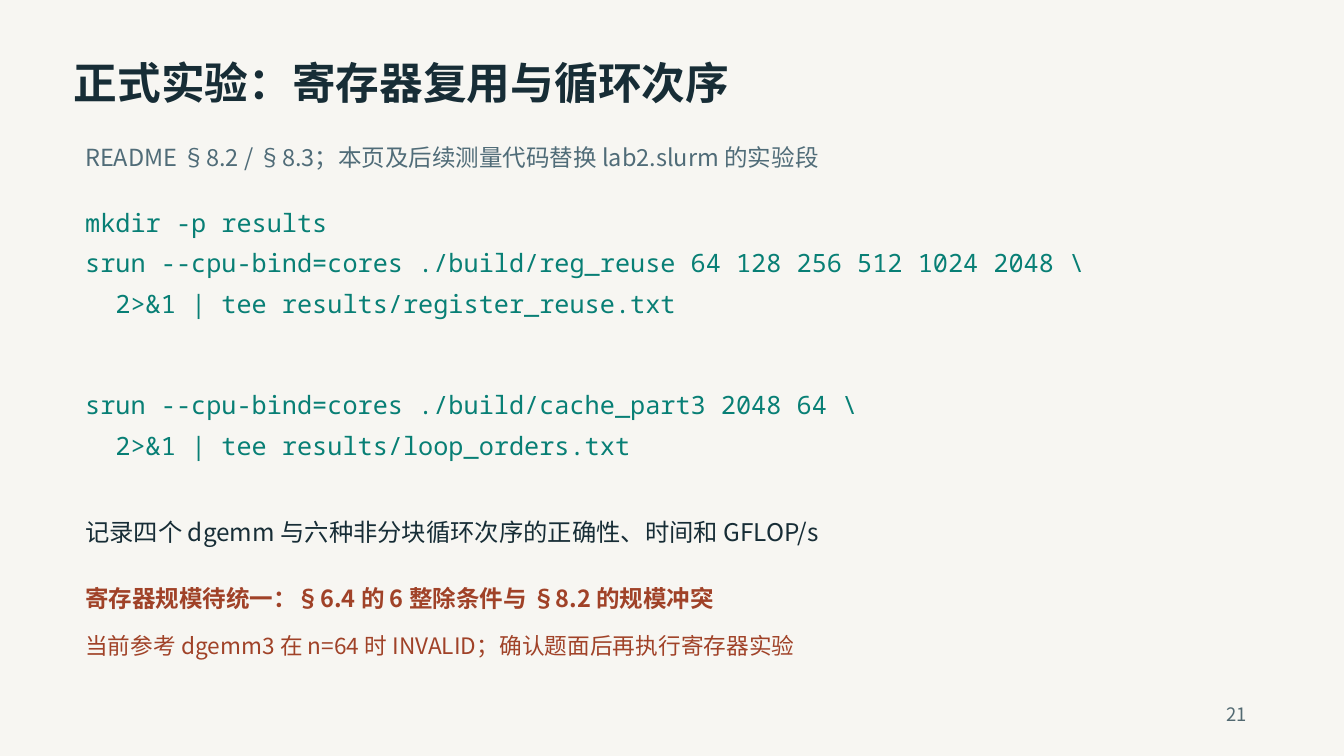
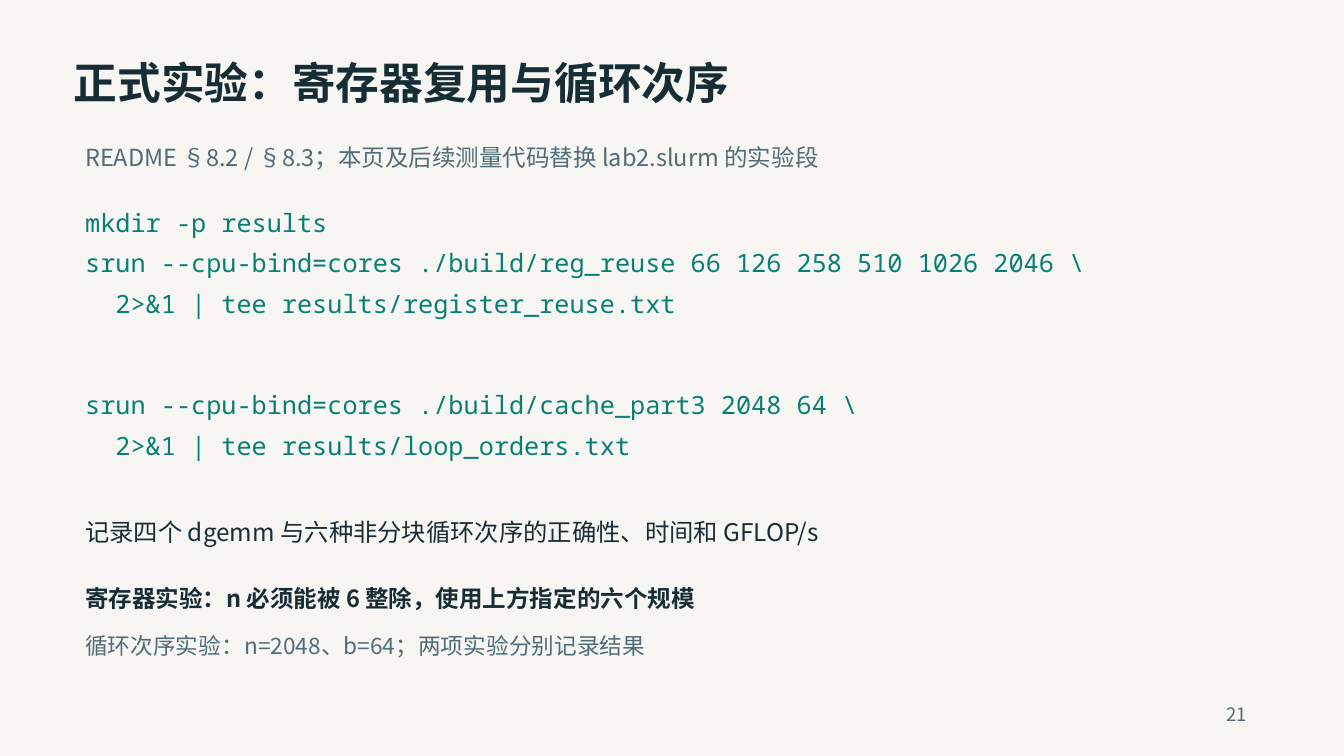
Before and after one commit to 2026-fall-calabs/calabs-2026-fall-starter, a slide deck: slide 21 of docs/交我算平台Lab运行指南-学生版.pptx. Drawn at 1344x756 pixels with LibreOffice and Linux fonts; fonts in the diff are those of the drawing. Boxes give left, top, right and bottom in pixels: in the first picture for what was removed or moved away, otherwise in the second. Text is boxed around its words. In the diff, an @@ line names an element or a change of style, - is before the commit and + after.

```diff
--- a/docs/交我算平台Lab运行指南-学生版.pptx
+++ b/docs/交我算平台Lab运行指南-学生版.pptx
@@ text at (x1=85, y1=253, x2=1054, y2=278): text changed @@
-srun --cpu-bind=cores ./build/reg_reuse 64 128 256 512 1024 2048 \
+srun --cpu-bind=cores ./build/reg_reuse 66 126 258 510 1026 2046 \
@@ text at (x1=85, y1=587, x2=694, y2=610): text changed; text colour #A04228 to #172D36 @@
-寄存器规模待统一：§6.4 的 6 整除条件与 §8.2 的规模冲突
+寄存器实验：n 必须能被 6 整除，使用上方指定的六个规模
@@ text at (x1=85, y1=635, x2=645, y2=658): text changed; text colour #A04228 to #506C78 @@
-当前参考 dgemm3 在 n=64 时 INVALID；确认题面后再执行寄存器实验
+循环次序实验：n=2048、b=64；两项实验分别记录结果
```
Also in this commit, not shown: 1 other slide changed, 2 other files.
